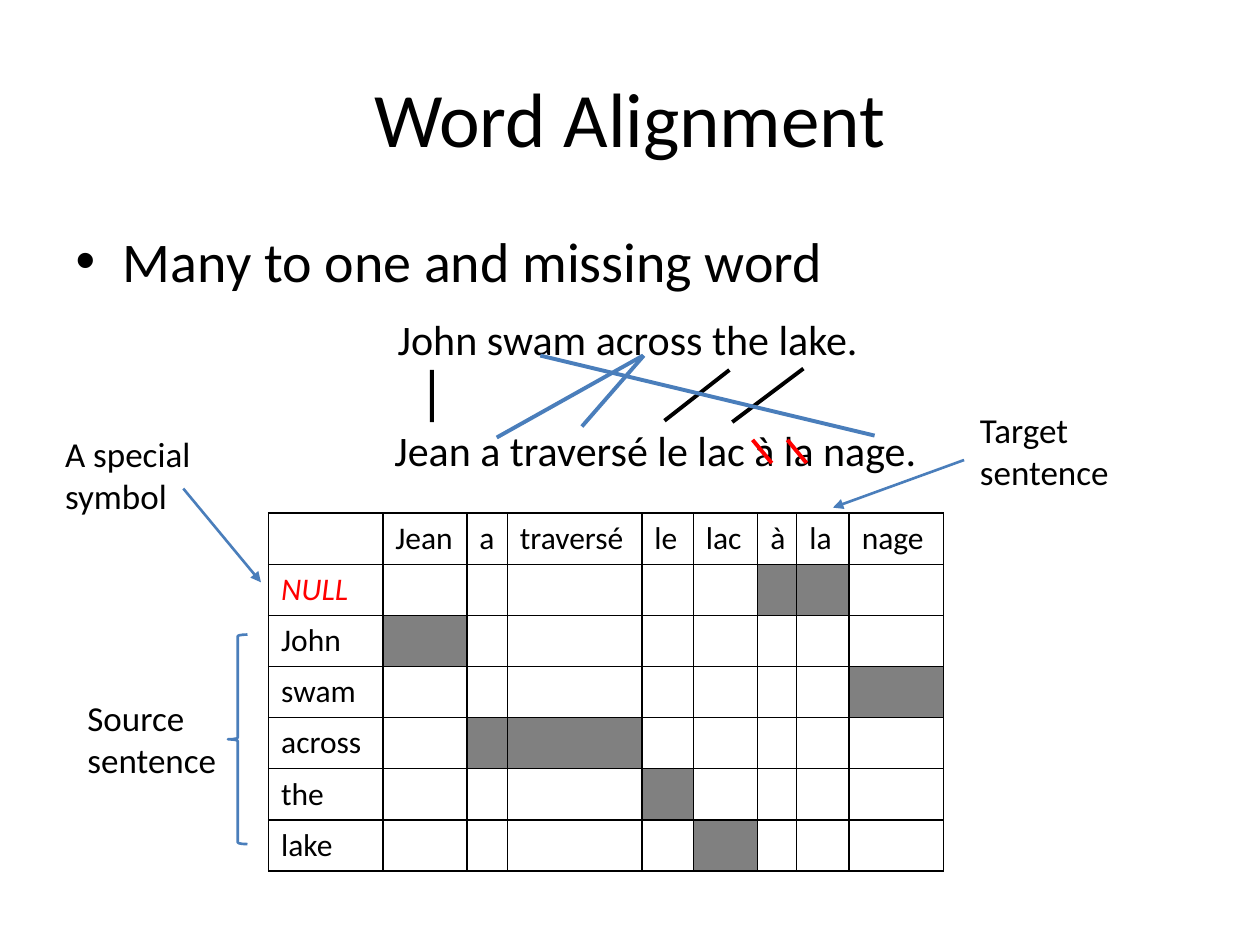
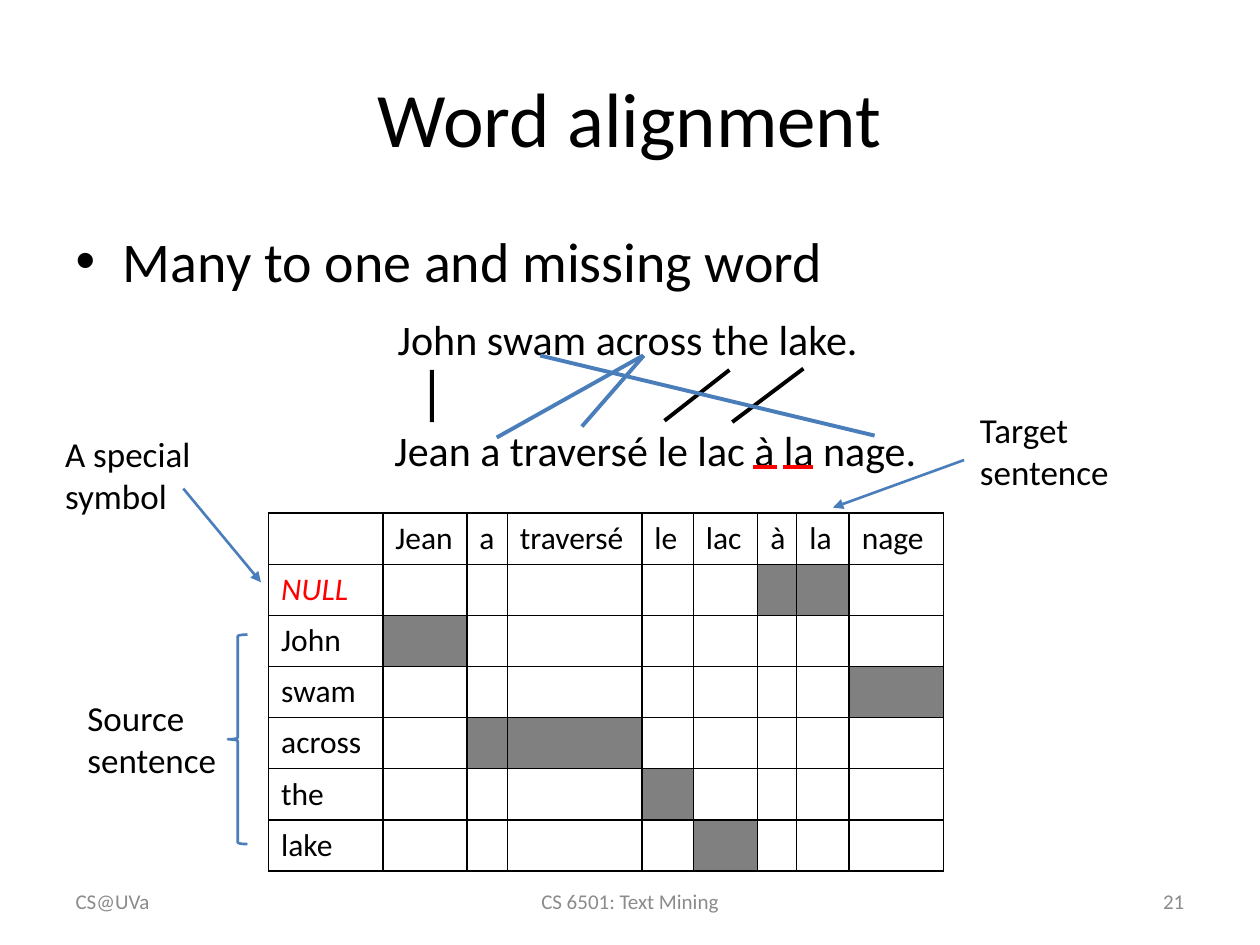
Before and after one commit to wang296/CS6501-Text-Mining, a slide deck: slide 21 of _site/docs/StatisticalMachineTranslation.pptx. Drawn at 1260x945 pixels with LibreOffice and Linux fonts; fonts in the diff are those of the drawing. Boxes give left, top, right and bottom in pixels: in the first picture for what was removed or moved away, otherwise in the second. Text is boxed around its words. In the diff, an @@ line names an element or a change of style, - is before the commit and + after.

```diff
--- a/_site/docs/StatisticalMachineTranslation.pptx
+++ b/_site/docs/StatisticalMachineTranslation.pptx
@@ title at bbox=[378, 93, 881, 161]: text changed @@
-Word Alignment
+Word alignment
@@ line moved from (752, 440) - (772, 464) to (753, 466) - (777, 466) @@
@@ line moved from (788, 440) - (806, 464) to (784, 466) - (814, 466) @@
@@ text added at bbox=[76, 895, 150, 912], 12 pt, text #8C8C8C @@
+CS@UVa
@@ text added at bbox=[541, 895, 718, 913], 12 pt, text #8C8C8C @@
+CS 6501: Text Mining
@@ page number added at bbox=[1163, 895, 1184, 909], 12 pt, text #8C8C8C @@
+21
```
Also in this commit, not shown: 27 other slides changed, 1 slide added, 1 slide removed, 7 other files.
